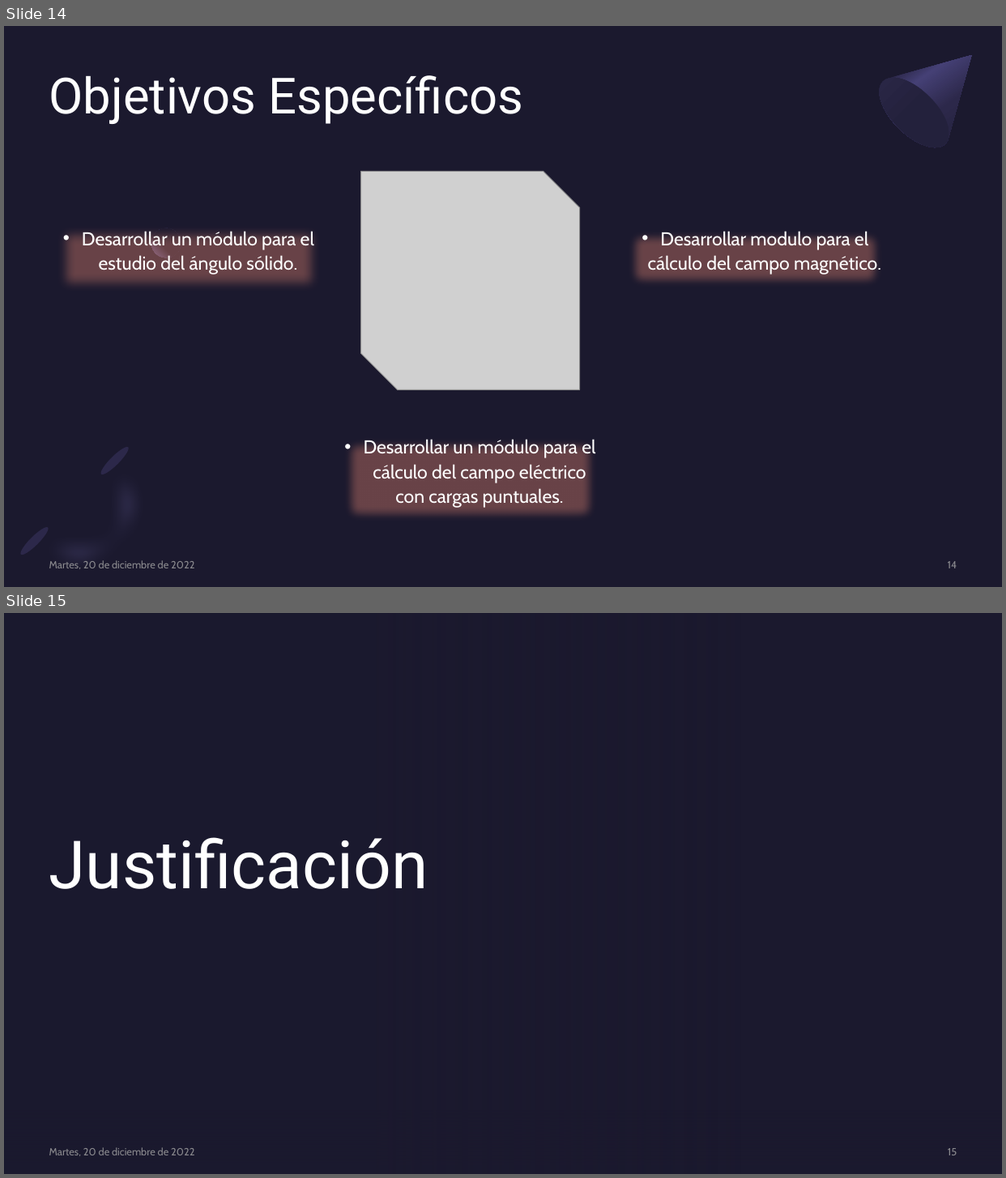
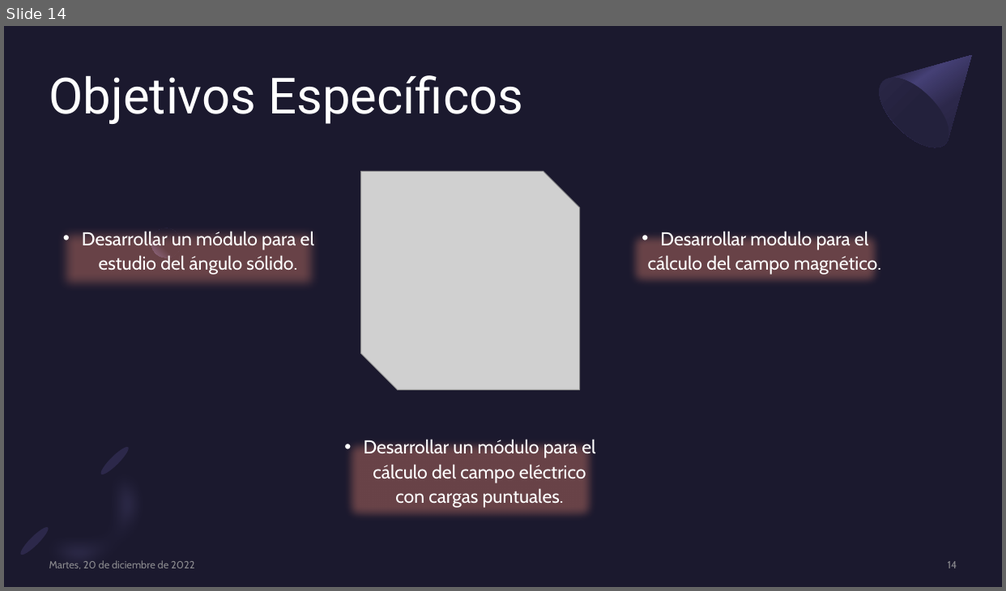
Before and after one commit to genzo-fz/TT_SSIG-3D, a slide deck: SSIG-3D.pptx. Shown one above the other, each under a label of ours: slides 14 and 15 before the commit, slide 14 after it. The pictures are 1006x1178 and 1006x591 pixels, drawn with LibreOffice and Linux fonts; fonts in the diff are those of the drawing; grey boxes stand for pictures; background and template pictures are left out. Boxes give left, top, right and bottom in pixels: in the first picture for what was removed or moved away, otherwise in the second. Text is boxed around its words. In the diff, an @@ line names an element or a change of style, - is before the commit and + after.

```diff
--- a/SSIG-3D.pptx
+++ b/SSIG-3D.pptx
@@ slide 15 removed at box(4, 613, 1002, 1174), background picture (left out) @@
@@ rectangle removed at box(4, 613, 740, 1174) @@
@@ rectangle removed at box(4, 613, 1002, 1174) @@
@@ rectangle removed at box(4, 613, 740, 1174) @@
@@ title removed at box(49, 837, 428, 889) @@
-Justificación
@@ rectangle removed at box(4, 1085, 1002, 1174) @@
@@ rectangle removed at box(4, 1085, 1002, 1174) @@
@@ text removed at box(49, 1148, 194, 1157) @@
-Martes, 20 de diciembre de 2022
@@ page number removed at box(948, 1148, 957, 1156) @@
-15
```
Also in this commit, not shown: 5 slides changed, 5 slides added, 5 other slides removed.
